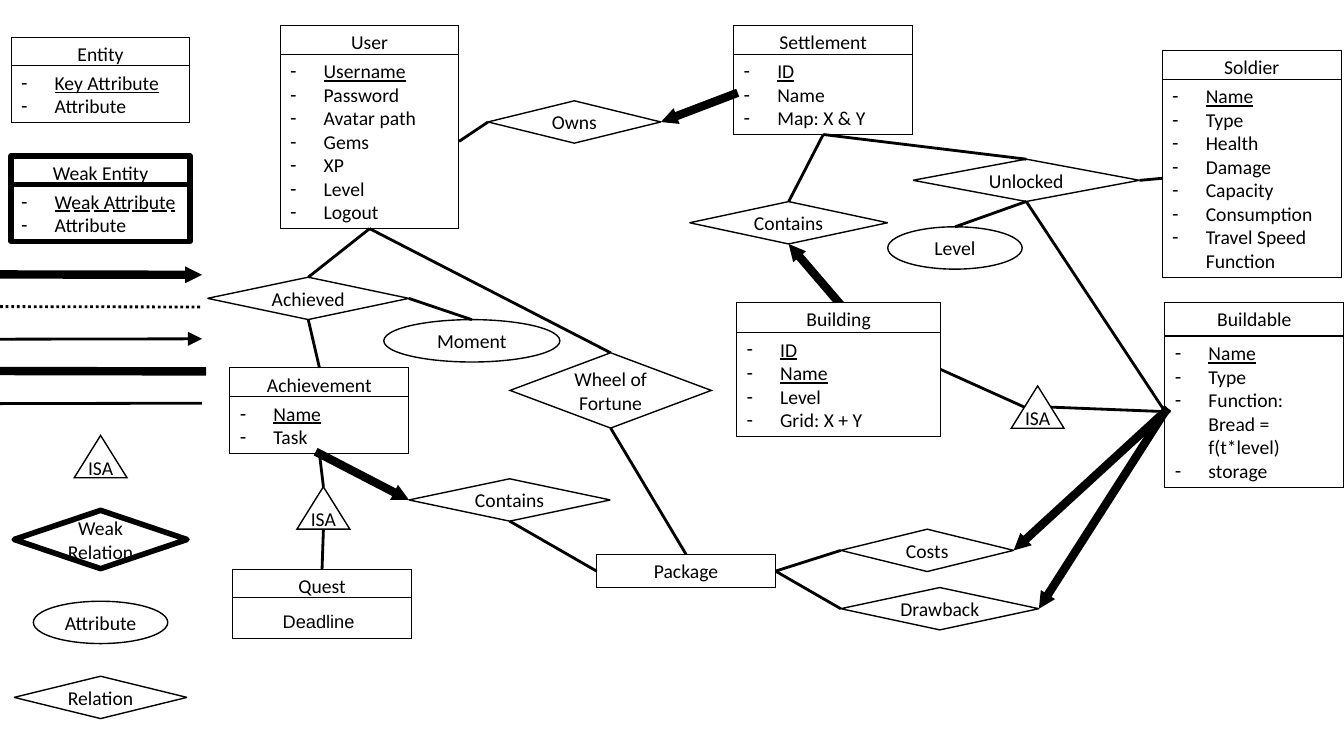
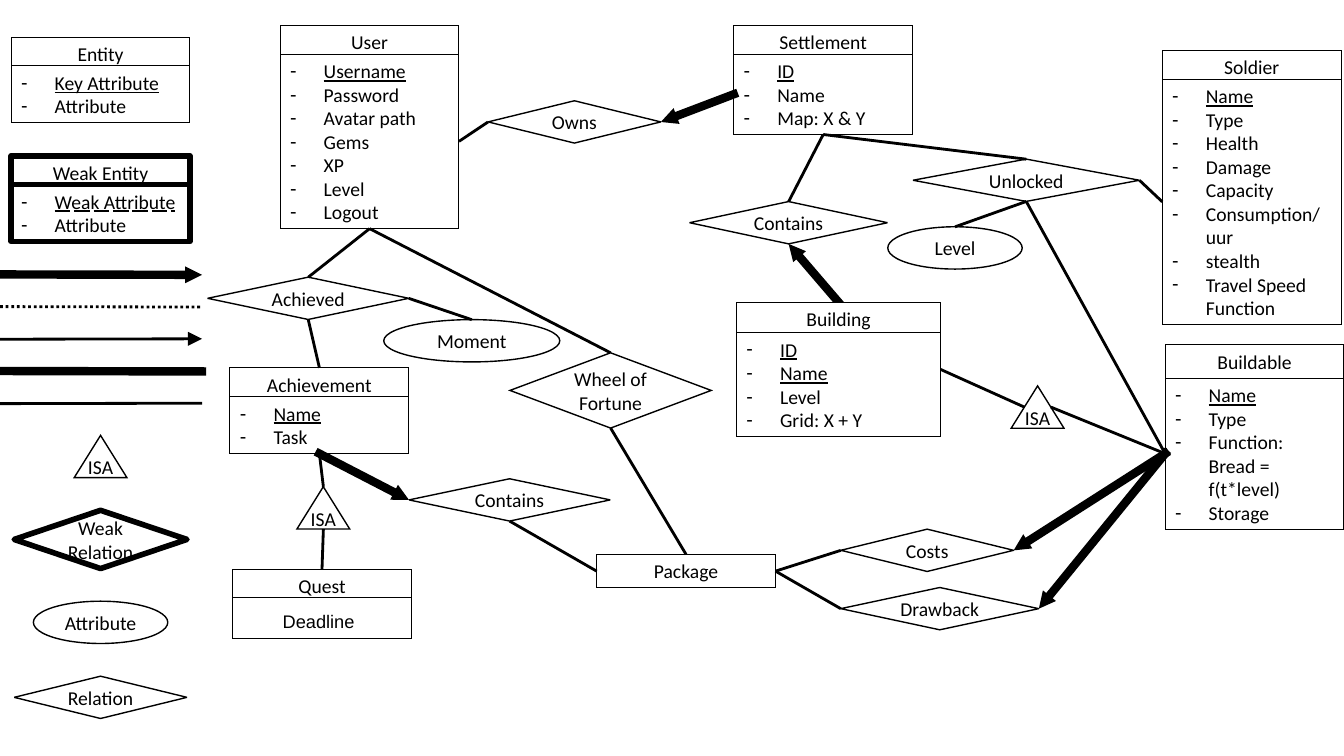
Before and after one commit to JeCheeseSmith/Clash-of-ppdb-s, a slide deck: slide 1 of documentation/include/ER-Diagram.pptx. Drawn at 1344x756 pixels with LibreOffice and Linux fonts; fonts in the diff are those of the drawing; background and template pictures are left out. Boxes give left, top, right and bottom in pixels: in the first picture for what was removed or moved away, otherwise in the second. Text is boxed around its words. In the diff, an @@ line names an element or a change of style, - is before the commit and + after.

```diff
--- a/documentation/include/ER-Diagram.pptx
+++ b/documentation/include/ER-Diagram.pptx
@@ rectangle "Name": place and size @@
-rectangle "Name" at <box>1163,80,1341,278</box>
+rectangle "Name" at <box>1163,80,1341,325</box>
@@ line moved from (1026, 202) - (1166, 411) to (1026, 202) - (1166, 454) @@
@@ line moved from (1163, 178) - (1139, 180) to (1163, 202) - (1139, 180) @@
@@ text in rectangle at <box>1206,207,1320,268</box>: text changed @@
-– Consumption
+– Consumption/uur
+– stealth
@@ rectangle "Buildable": place and size @@
-rectangle "Buildable" at <box>1166,302,1344,336</box>
+rectangle "Buildable" at <box>1166,345,1344,378</box>
@@ rectangle "Name": place and size @@
-rectangle "Name" at <box>1166,336,1344,487</box>
+rectangle "Name" at <box>1166,378,1344,529</box>
@@ line moved from (1052, 407) - (1166, 411) to (1052, 407) - (1166, 454) @@
@@ arrow moved from (1166, 411) - (1014, 551) to (1166, 454) - (1014, 551) @@
@@ arrow moved from (1166, 411) - (1040, 609) to (1166, 454) - (1040, 609) @@
@@ text in rectangle at <box>1209,507,1269,524</box>: text changed @@
-– storage
+– Storage
```
Also in this commit, not shown: 2 other slides changed.
